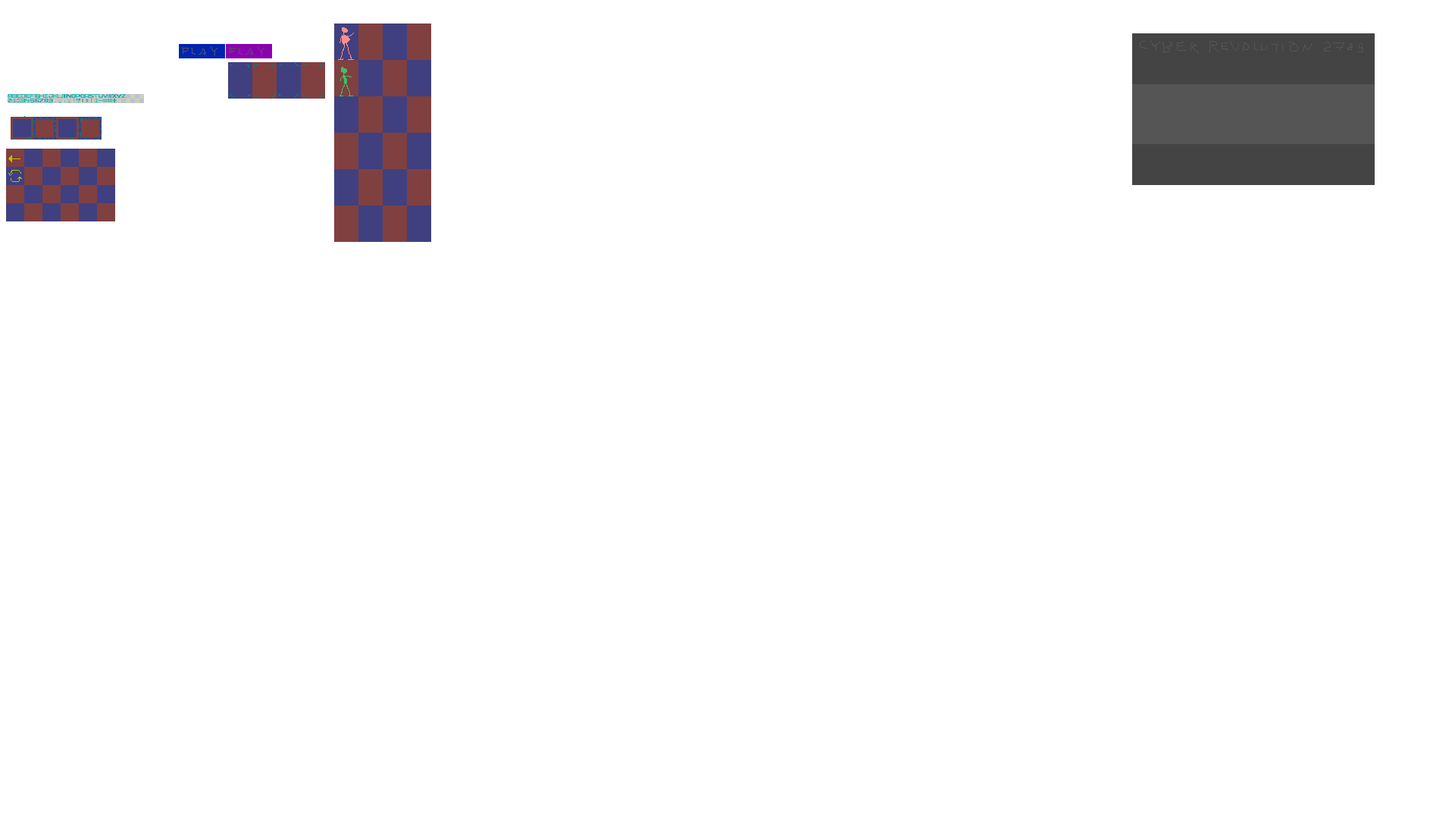
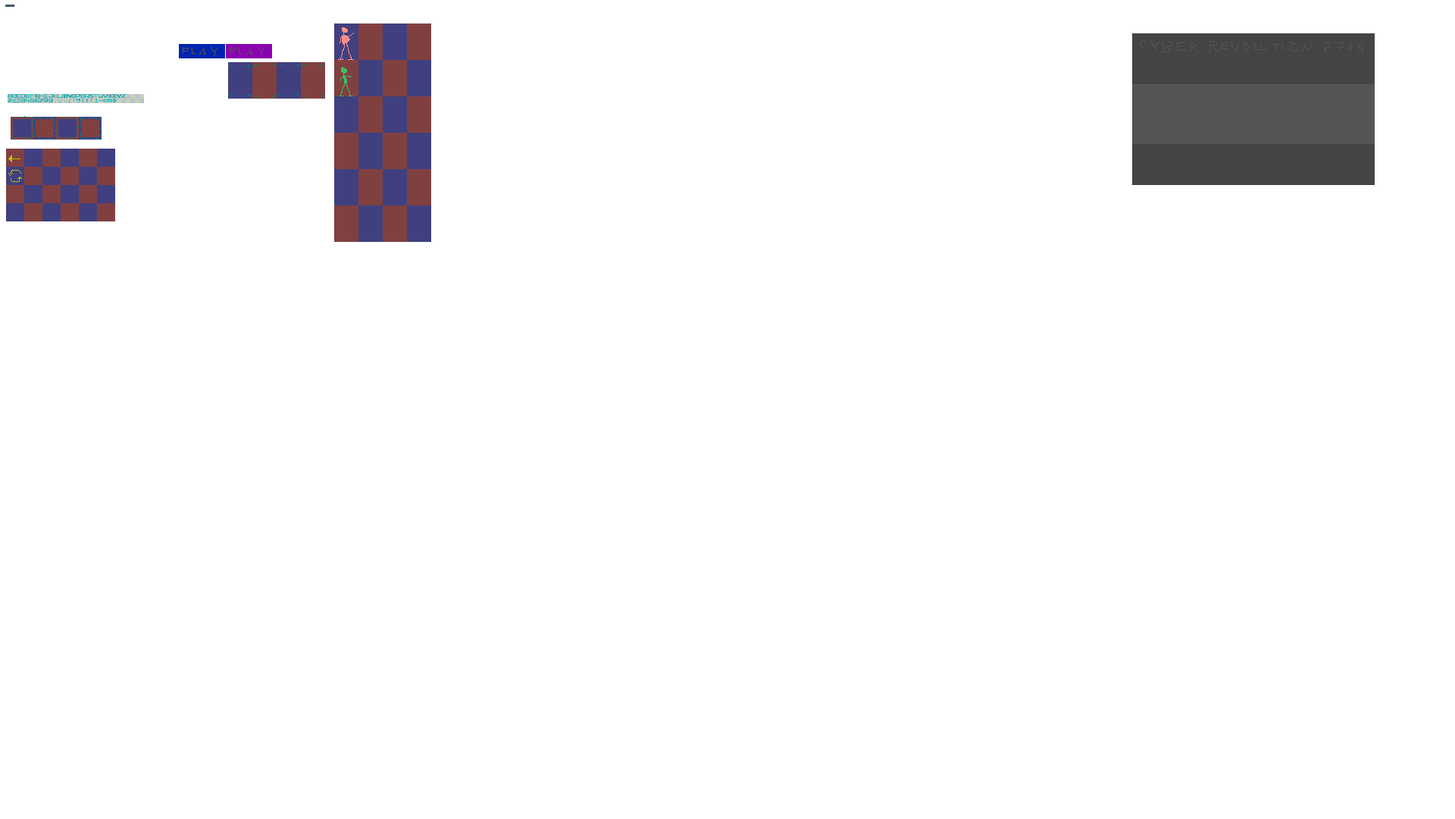
Comparing the layer stacks of the two w=1455, h=819 images. Changes:
added layer "marker" above "cheats" over (5, 4, 14, 7)
painted on "helpers" over (5, 4, 15, 7)
